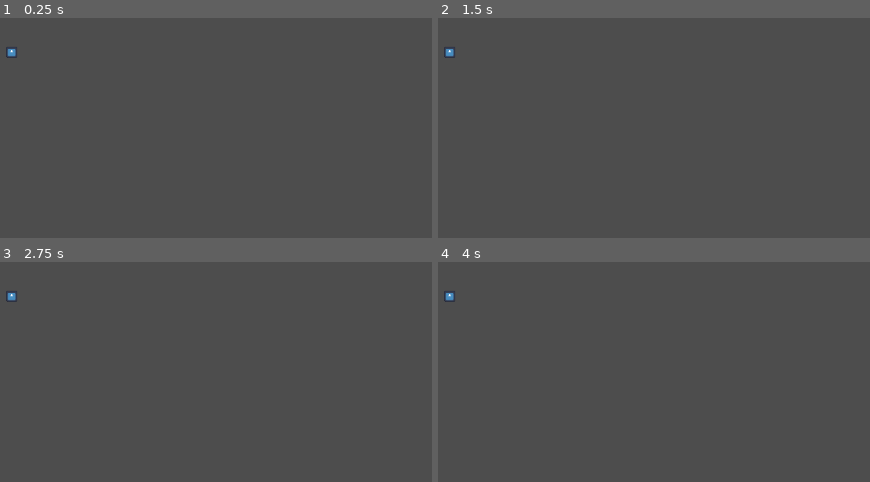
Above: before the commit, frames 1-4 (two rows, left to right).
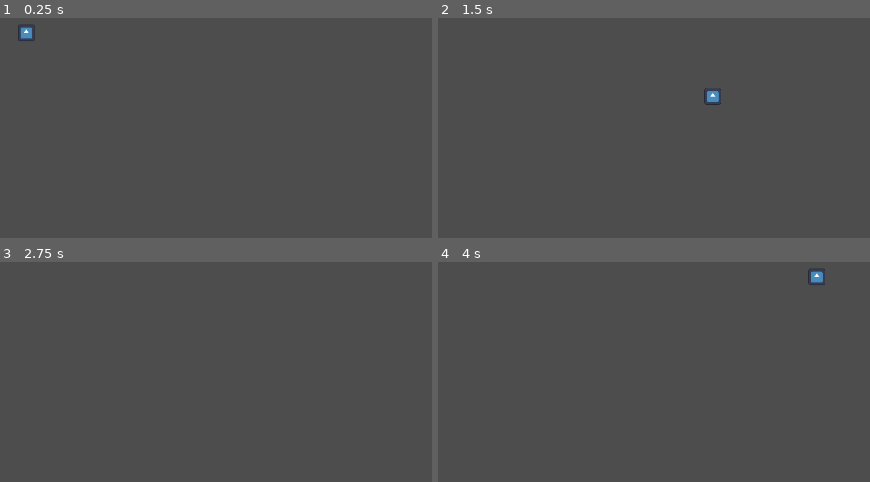
Above: after the commit, the same moments.

Repository: keduong33/HealthArcade
Game: Godot game, scene res://main.tscn
Same seed, same stepped clock (60 frames per second), same inputs: the game is played once before the commit and once after it. The engine's default icon, where the game draws it, is replaced by a stand-in: a white triangle on a blue panel in a dark square.
Inputs:
- Up to frame 1 (0.25 s): no input
- Up to frame 2 (1.5 s): tap Enter at 0.5 s; hold D (move_right, bound only after the commit) 0.53-1.28 s; tap J (attack, bound only after the commit) at 0.6, 1.35 s; hold S (move_down, bound only after the commit) from 1.28 s (still down)
- Up to frame 3 (2.75 s): release S (move_down, bound only after the commit) at 2.03 s; hold D (move_right, bound only after the commit) from 2.03 s (still down); tap J (attack, bound only after the commit) at 2.1 s
- Up to frame 4 (4 s): tap Space at 2.75 s; release D (move_right, bound only after the commit) at 2.78 s; hold Up (move_up, bound only after the commit) 2.78-3.53 s; tap J (attack, bound only after the commit) at 2.85, 3.6 s; tap Enter at 3.5 s; hold A (move_left, bound only after the commit) from 3.53 s (still down)

The runs differ from the first frame. In frame 1, 0.3% of the frame differs, in the area x 1-9%, y 3-19%; in frame 2, 0.3%; in frame 3, 0.1%; in frame 4, 0.3%.

Commit message:
Add player control states

Diff:
--- a/main.tscn
+++ b/main.tscn
@@ -5,4 +5,4 @@
 [node name="Main" type="Node2D"]
 
 [node name="Player" parent="." instance=ExtResource("1_ig7tw")]
-position = Vector2(546, 354)
+position = Vector2(567, 326)
--- a/player/player.gd
+++ b/player/player.gd
@@ -1,7 +1,23 @@
-extends CharacterBody2D
+class_name Player extends CharacterBody2D
 
-enum State {IDLE, WALKING, JUMPING}
+@export var speed: float = 500.0
+
+@onready
+var animated_sprite: Sprite2D = $Sprite2D
 
 func _ready():
-	print("Hello, World!")
-	print("Something")
+	pass
+
+func attack(isRightSide: bool):
+	if isRightSide:
+		$AttackRange/Right.visible = true
+		$AttackRange/Right/CollisionShape2D.disabled = false
+
+		$AttackRange/Left/CollisionShape2D.disabled = true
+		$AttackRange/Left.visible = false
+	else:
+		$AttackRange/Left.visible = true
+		$AttackRange/Left/CollisionShape2D.disabled = false
+
+		$AttackRange/Right.visible = false
+		$AttackRange/Right/CollisionShape2D.disabled = true
--- a/player/player.tscn
+++ b/player/player.tscn
@@ -1,17 +1,57 @@
-[gd_scene load_steps=4 format=3 uid="uid://d0xcauorfoxiq"]
+[gd_scene load_steps=9 format=3 uid="uid://d0xcauorfoxiq"]
 
 [ext_resource type="Texture2D" uid="uid://cixnqhcd8klc6" path="res://icon.svg" id="1_oul6g"]
-[ext_resource type="Script" uid="uid://bx8payi00ddl7" path="res://player/player.gd" id="1_rkbax"]
+[ext_resource type="Script" uid="uid://cqb6fmo3thrsv" path="res://player/player.gd" id="1_rkbax"]
+[ext_resource type="Script" uid="uid://dnyuml4t3vtsi" path="res://player/states/state_machine.gd" id="3_g1dw6"]
+[ext_resource type="Script" uid="uid://ctisyhoohwajl" path="res://player/states/player_states/idle.gd" id="4_g6k8r"]
+[ext_resource type="Script" uid="uid://cjb5ivfwk13tv" path="res://player/states/player_states/running.gd" id="5_boad6"]
+[ext_resource type="Script" uid="uid://gq1eqhsmpks8" path="res://player/states/player_states/attacking.gd" id="6_rgyib"]
 
 [sub_resource type="RectangleShape2D" id="RectangleShape2D_rkbax"]
-size = Vector2(16, 16)
+size = Vector2(24, 24)
+
+[sub_resource type="RectangleShape2D" id="RectangleShape2D_g6k8r"]
+size = Vector2(27.7813, 26)
 
 [node name="Player" type="CharacterBody2D"]
 script = ExtResource("1_rkbax")
 
 [node name="CollisionShape2D" type="CollisionShape2D" parent="."]
 shape = SubResource("RectangleShape2D_rkbax")
+debug_color = Color(4.09111e-06, 0.650536, 0.086091, 0.42)
 
 [node name="Sprite2D" type="Sprite2D" parent="."]
-scale = Vector2(0.125, 0.125)
+scale = Vector2(0.1875, 0.1875)
 texture = ExtResource("1_oul6g")
+
+[node name="StateMachine" type="Node" parent="."]
+script = ExtResource("3_g1dw6")
+
+[node name="Idle" type="Node" parent="StateMachine"]
+script = ExtResource("4_g6k8r")
+
+[node name="Running" type="Node" parent="StateMachine"]
+script = ExtResource("5_boad6")
+
+[node name="Attacking" type="Node" parent="StateMachine"]
+script = ExtResource("6_rgyib")
+
+[node name="AttackRange" type="Node2D" parent="."]
+
+[node name="Right" type="Area2D" parent="AttackRange"]
+visible = false
+
+[node name="CollisionShape2D" type="CollisionShape2D" parent="AttackRange/Right"]
+position = Vector2(14, 0)
+shape = SubResource("RectangleShape2D_g6k8r")
+disabled = true
+debug_color = Color(3.85046e-06, 0.586719, 0.770682, 0.42)
+
+[node name="Left" type="Area2D" parent="AttackRange"]
+visible = false
+
+[node name="CollisionShape2D" type="CollisionShape2D" parent="AttackRange/Left"]
+position = Vector2(-14, 0)
+shape = SubResource("RectangleShape2D_g6k8r")
+disabled = true
+debug_color = Color(3.85046e-06, 0.586719, 0.770682, 0.42)
--- /dev/null
+++ b/player/states/player_states/attacking.gd
@@ -0,0 +1,15 @@
+class_name Attacking extends PlayerState
+
+func enter(_previous_state_path: String, _data:={}) -> void:
+	player.velocity = Vector2.ZERO
+
+func physics_update(_delta: float) -> void:
+	player.attack(!player.animated_sprite.flip_h)
+
+	if Input.is_action_just_released("attack"):
+		finished.emit(IDLE)
+	elif Input.is_action_pressed("move_up") \
+		or Input.is_action_pressed("move_down") \
+		or Input.is_action_pressed("move_left") \
+		or Input.is_action_pressed("move_right"):
+			finished.emit(RUNNING)
--- /dev/null
+++ b/player/states/player_states/idle.gd
@@ -0,0 +1,13 @@
+class_name Idle extends PlayerState
+
+func enter(_previous_state_path: String, _data:={}) -> void:
+	player.velocity = Vector2.ZERO
+
+func physics_update(_delta: float) -> void:
+	if Input.is_action_just_pressed("move_up") \
+		or Input.is_action_just_pressed("move_down") \
+		or Input.is_action_just_pressed("move_left") \
+		or Input.is_action_pressed("move_right"):
+			finished.emit(RUNNING)
+	elif Input.is_action_just_pressed("attack"):
+		finished.emit(ATTACKING)
--- /dev/null
+++ b/player/states/player_states/player_state.gd
@@ -0,0 +1,12 @@
+class_name PlayerState extends State
+
+const IDLE = "Idle"
+const RUNNING = "Running"
+const ATTACKING = "Attacking"
+
+var player: Player
+
+func _ready() -> void:
+	await owner.ready
+	player = owner as Player
+	assert(player != null, "The PlayerState state type must be used only in the player scene. It needs the owner to be a Player node.")
--- /dev/null
+++ b/player/states/player_states/running.gd
@@ -0,0 +1,20 @@
+class_name Running extends PlayerState
+
+func enter(_previous_state_path: String, _data:={}) -> void:
+	pass
+
+func physics_update(_delta: float) -> void:
+	var input_direction := Input.get_vector("move_left", "move_right", "move_up", "move_down")
+
+	if input_direction.x > 0:
+		player.animated_sprite.flip_h = false
+	elif input_direction.x < 0:
+		player.animated_sprite.flip_h = true
+
+	player.velocity = input_direction * player.speed
+	player.move_and_slide()
+
+	if Input.is_action_just_pressed("attack"):
+		finished.emit(ATTACKING)
+	elif player.velocity == Vector2.ZERO:
+		finished.emit(IDLE)
--- /dev/null
+++ b/player/states/state.gd
@@ -0,0 +1,25 @@
+class_name State extends Node
+
+## Emitted when the state finishes and wants to transition to another state.
+signal finished(next_state_path: String, data: Dictionary)
+
+func handle_input(_event: InputEvent) -> void:
+	pass
+
+## Called by the state machine on the engine's main loop tick.
+func update(_delta: float) -> void:
+	pass
+
+## Called by the state machine on the engine's physics update tick.
+func physics_update(_delta: float) -> void:
+	pass
+
+## Called by the state machine upon changing the active state. The `data` parameter
+## is a dictionary with arbitrary data the state can use to initialize itself.
+func enter(_previous_state_path: String, _data:={}) -> void:
+	pass
+
+## Called by the state machine before changing the active state. Use this function
+## to clean up the state.
+func exit() -> void:
+	pass
--- /dev/null
+++ b/player/states/state_machine.gd
@@ -0,0 +1,38 @@
+class_name StateMachine extends Node
+
+## The initial state of the state machine. If not set, the first child node is used.
+@export
+var initial_state: State = null
+
+## The current state of the state machine.
+@onready
+var state: State = (func get_initial_state() -> State:
+	return initial_state if initial_state != null else get_child(0)
+).call()
+
+func _ready() -> void:
+	for state_node: State in find_children("*", "State"):
+		state_node.finished.connect(_transition_to_next_state)
+	await owner.ready
+	state.enter("")
+
+func _transition_to_next_state(target_state_path: String, data: Dictionary = {}) -> void:
+	if not has_node(target_state_path):
+		printerr(owner.name + ": Trying to transition to state " + target_state_path + " but it does not exist.")
+		return
+
+	var previous_state_path := state.name
+	state.exit()
+	state = get_node(target_state_path)
+	state.enter(previous_state_path, data)
+
+func _unhandled_input(event: InputEvent) -> void:
+	state.handle_input(event)
+
+
+func _process(delta: float) -> void:
+	state.update(delta)
+
+
+func _physics_process(delta: float) -> void:
+	state.physics_update(delta)
--- a/project.godot
+++ b/project.godot
@@ -15,9 +15,45 @@
 config/features=PackedStringArray("4.4", "GL Compatibility")
 config/icon="res://icon.svg"
 
+[debug]
+
+gdscript/warnings/unused_signal=0
+
 [dotnet]
 
 project/assembly_name="HealthArcade"
+
+[input]
+
+move_up={
+"deadzone": 0.2,
+"events": [Object(InputEventKey,"resource_local_to_scene":false,"resource_name":"","device":-1,"window_id":0,"alt_pressed":false,"shift_pressed":false,"ctrl_pressed":false,"meta_pressed":false,"pressed":false,"keycode":0,"physical_keycode":4194320,"key_label":0,"unicode":0,"location":0,"echo":false,"script":null)
+, Object(InputEventKey,"resource_local_to_scene":false,"resource_name":"","device":-1,"window_id":0,"alt_pressed":false,"shift_pressed":false,"ctrl_pressed":false,"meta_pressed":false,"pressed":false,"keycode":0,"physical_keycode":87,"key_label":0,"unicode":119,"location":0,"echo":false,"script":null)
+]
+}
+move_left={
+"deadzone": 0.2,
+"events": [Object(InputEventKey,"resource_local_to_scene":false,"resource_name":"","device":-1,"window_id":0,"alt_pressed":false,"shift_pressed":false,"ctrl_pressed":false,"meta_pressed":false,"pressed":false,"keycode":0,"physical_keycode":65,"key_label":0,"unicode":97,"location":0,"echo":false,"script":null)
+, Object(InputEventKey,"resource_local_to_scene":false,"resource_name":"","device":-1,"window_id":0,"alt_pressed":false,"shift_pressed":false,"ctrl_pressed":false,"meta_pressed":false,"pressed":false,"keycode":0,"physical_keycode":4194319,"key_label":0,"unicode":0,"location":0,"echo":false,"script":null)
+]
+}
+move_right={
+"deadzone": 0.2,
+"events": [Object(InputEventKey,"resource_local_to_scene":false,"resource_name":"","device":-1,"window_id":0,"alt_pressed":false,"shift_pressed":false,"ctrl_pressed":false,"meta_pressed":false,"pressed":false,"keycode":0,"physical_keycode":68,"key_label":0,"unicode":100,"location":0,"echo":false,"script":null)
+, Object(InputEventKey,"resource_local_to_scene":false,"resource_name":"","device":-1,"window_id":0,"alt_pressed":false,"shift_pressed":false,"ctrl_pressed":false,"meta_pressed":false,"pressed":false,"keycode":0,"physical_keycode":4194321,"key_label":0,"unicode":0,"location":0,"echo":false,"script":null)
+]
+}
+move_down={
+"deadzone": 0.2,
+"events": [Object(InputEventKey,"resource_local_to_scene":false,"resource_name":"","device":-1,"window_id":0,"alt_pressed":false,"shift_pressed":false,"ctrl_pressed":false,"meta_pressed":false,"pressed":false,"keycode":0,"physical_keycode":83,"key_label":0,"unicode":115,"location":0,"echo":false,"script":null)
+, Object(InputEventKey,"resource_local_to_scene":false,"resource_name":"","device":-1,"window_id":0,"alt_pressed":false,"shift_pressed":false,"ctrl_pressed":false,"meta_pressed":false,"pressed":false,"keycode":0,"physical_keycode":4194322,"key_label":0,"unicode":0,"location":0,"echo":false,"script":null)
+]
+}
+attack={
+"deadzone": 0.2,
+"events": [Object(InputEventKey,"resource_local_to_scene":false,"resource_name":"","device":-1,"window_id":0,"alt_pressed":false,"shift_pressed":false,"ctrl_pressed":false,"meta_pressed":false,"pressed":false,"keycode":0,"physical_keycode":74,"key_label":0,"unicode":106,"location":0,"echo":false,"script":null)
+]
+}
 
 [rendering]
 
Not shown, added: player/states/player_states/attacking.gd.uid
Not shown, added: player/states/player_states/idle.gd.uid
Not shown, added: player/states/player_states/player_state.gd.uid
Not shown, added: player/states/player_states/running.gd.uid
Not shown, added: player/states/state.gd.uid
Not shown, added: player/states/state_machine.gd.uid
